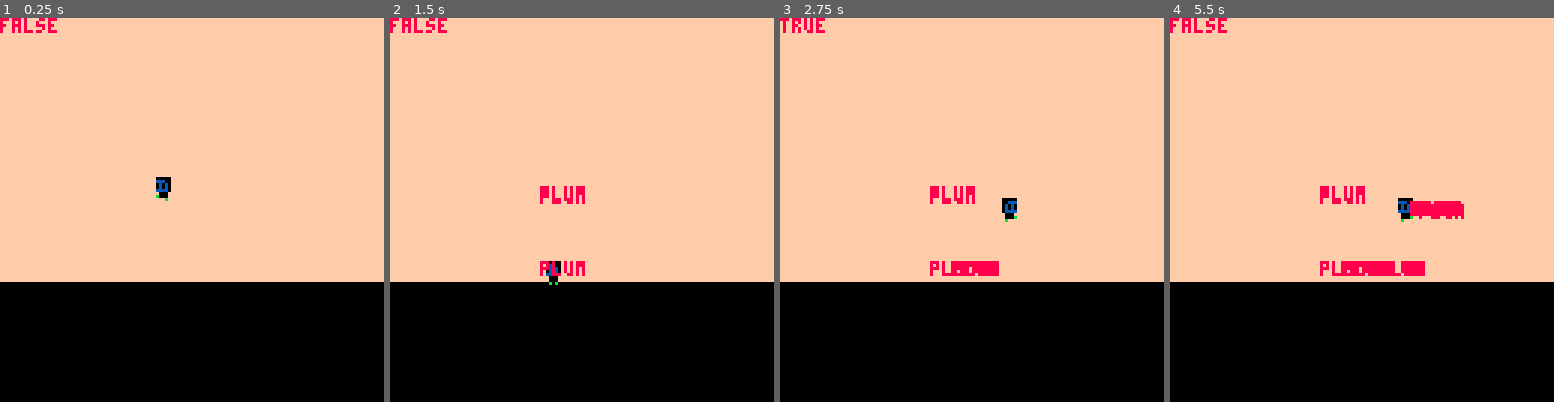
Above: before the commit, frames 1-4 (left to right).
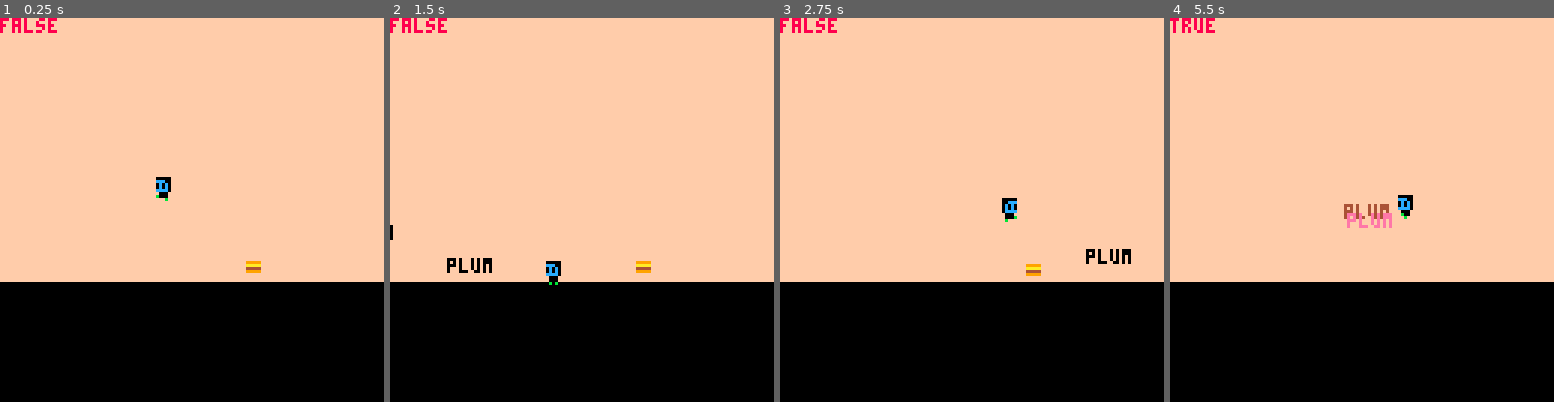
Above: after the commit, the same moments.

Repository: frojo/pico8
Game: PICO-8 cartridge carts/yuzhu.p8
Two runs of this game, one before a commit and one after it. Both use one fixed random seed, a clock stepped at 60 frames per second and the inputs below.
Inputs:
- Up to frame 1 (0.25 s): no input
- Up to frame 2 (1.5 s): tap X (X key) at 0.33, 1.07 s
- Up to frame 3 (2.75 s): hold Right 1.6-2.1 s; tap X (X key) at 1.85 s; hold Up 2.15-2.42 s; hold Right from 2.47 s (still down)
- Up to frame 4 (5.5 s): tap X (X key) at 2.97, 4.08, 5.2 s; release Right at 3.03 s; hold Left 3.08-3.58 s; hold Right 4.02-4.68 s; hold Up 4.73-5.03 s; hold Left from 5.08 s (still down)

The runs differ from the first frame. In frame 1, 0.2% of the frame differs, in the area x 40-68%, y 42-67%; in frame 2, 1.0%; in frame 3, 1.5%; in frame 4, 2.6%, in the area x 0-77%, y 0-68%.

Commit message:
burger mode

Diff:
--- a/carts/yuzhu.p8
+++ b/carts/yuzhu.p8
@@ -4,7 +4,17 @@
 
 
 function _init()
-  yuzhu = {}
+  yuzhu = m_yuzhu()
+
+  timer = 0
+  manager = m_manager()
+
+  words = {}
+  burgers = {}
+end
+
+function m_yuzhu()
+  local yuzhu = {}
   yuzhu.x = 50
   yuzhu.y = 50
   yuzhu.dx = 0
@@ -17,163 +27,302 @@
   yuzhu.anim.timer = 0
   yuzhu.anim.flipped = false
 
-  words = {}
-end
-
-function draw_idle()
-  if flr(yuzhu.anim.timer / 30) % 2 == 0 then
-    spr(1, yuzhu.x, yuzhu.y, 1, 1, yuzhu.anim.flipped)
-  else
-    spr(2, yuzhu.x, yuzhu.y, 1, 1, yuzhu.anim.flipped)
-  end
-end
-
-function draw_running()
-  if flr(yuzhu.anim.timer / 4) % 2 == 0 then
-    spr(3, yuzhu.x, yuzhu.y, 1, 1, yuzhu.anim.flipped)
-  else
-    spr(4, yuzhu.x, yuzhu.y, 1, 1, yuzhu.anim.flipped)
-  end
-end
+  yuzhu.word_cooldown = 0
+
+  yuzhu.burger_mode = false
+  yuzhu.burger_mode_timer = 5*60
+  yuzhu.burger_mode_word_col = 4
+
+  yuzhu.grounded = function(self)
+    return fget(mget(yuzhu.x/8, yuzhu.y/8+1), 0)
+  end
+
+  yuzhu.shoot_word = function(self, col)
+    yuzhu.word_cooldown = 10
+    add(words, m_word(yuzhu, col))
+  end
+
+  yuzhu.update = function(self)
+    -- horizontal movement (including bounds)
+    self.dx = 0
+    if btn(0) and self.x > -2 then
+      self.dx = -1
+    elseif btn(1) and self.x < 122 then
+      self.dx = 1
+    end
+
+    -- vertical movement (including jump)
+    if btn(2) and self:grounded() then
+      -- jump
+      self.dy = -2
+    elseif self:grounded() then
+      self.dy = 0
+    else
+      self.dy += .1
+    end
+    -- don't let her fall too fast
+    self.dy = min(self.dy, 1.8)
+
+
+    if btn(5) then
+      if self.burger_mode then
+	if rnd(1) < .1 then
+	  self.burger_mode_word_col = flr(rnd(16))
+	end
+	self:shoot_word(self.burger_mode_word_col)
+      else
+	if self.word_cooldown == 0 then
+	  self:shoot_word(0)
+	end
+      end
+    end
+    if self.word_cooldown > 0 then self.word_cooldown -= 1 end
+
+    -- update animation things
+    local idle_this_frame = self:grounded() and self.dx == 0
+    if idle_this_frame and not self.anim.is_idle then
+      -- yuhzu was running last frame and is idle now
+      self.anim.timer = 0
+    elseif not idle_this_frame and self.anim.is_idle then
+      -- yuhzu was idle last frame is running now
+      self.anim.timer = 0
+    end
+    self.anim.is_idle = idle_this_frame
+    self.anim.timer += 1
+
+    if self.dx < 0 then
+      self.anim.flipped = false
+    elseif self.dx > 0 then
+      self.anim.flipped = true
+    end
+
+    self.y += self.dy
+    self.x += self.dx
+
+    if self.burger_mode then
+      if self.burger_mode_timer <= 0 then
+	self.burger_mode = false
+	manager.burger_timer = 60
+      end
+      self.burger_mode_timer -= 1
+    end
+
+  end
+
+  yuzhu.enter_burger_mode = function(self)
+    self.burger_mode = true
+    self.burger_mode_timer = 5*60
+  end
+
+  yuzhu.draw_idle = function(self)
+    if flr(self.anim.timer / 30) % 2 == 0 then
+      spr(1, self.x, self.y, 1, 1, self.anim.flipped)
+    else
+      spr(2, self.x, self.y, 1, 1, self.anim.flipped)
+    end
+  end
+
+  yuzhu.draw_running = function(self)
+    if flr(self.anim.timer / 4) % 2 == 0 then
+      spr(3, self.x, self.y, 1, 1, self.anim.flipped)
+    else
+      spr(4, self.x, self.y, 1, 1, self.anim.flipped)
+    end
+  end
+
+  yuzhu.draw_skipping = function(self)
+    if self:grounded() then
+      -- if on the ground, do the skipping sequence
+      local frame = self.anim.timer % 20
+      if frame >= 0 and frame < 4 then
+	spr(5, self.x, self.y, 1, 1, self.anim.flipped)
+      elseif frame >= 4 and frame < 15 then
+	spr(5, self.x, self.y - 1, 1, 1, self.anim.flipped)
+      elseif frame >= 15 and frame < 20 then
+	spr(6, self.x, self.y, 1, 1, self.anim.flipped)
+      end
+    else
+      -- if airborne, just keep the knee up
+      spr(5, self.x, self.y - 1, 1, 1, self.anim.flipped)
+    end
+
+  end
+
+  yuzhu.draw = function(self)
+    -- draw yuzhu
+    -- use better blue
+    pal(12, 140, 1)
+    -- make black not transparent, and set white to transparent
+    palt(0, false)
+    palt(7, true)
+
+    if self:grounded() and yuzhu.dx == 0 then
+      self:draw_idle()
+    else
+      if self.burger_mode then
+	self:draw_skipping()
+      else
+	self:draw_running()
+      end
+    end
+    pal()
+  end
+
+  return yuzhu
+end
+
+function m_manager()
+  local manager = {}
+
+  manager.num_burgers = 0
+  manager.burger_timer = 1
+
+  manager.burger_spn_pts = {80, 80, 100, 100}
+
+  manager.spawn_burger = function(self)
+    self.num_burgers += 1
+    add(burgers, m_burger(self.burger_spn_pts[1], self.burger_spn_pts[2]))
+  end
+
+  manager.remove_burger = function(self, burger)
+    self.num_burgers -= 1
+    del(burgers, burger)
+
+    -- reset burger spawn timer
+    self.burger_timer = 300
+  end
+
+  manager.update = function(self)
+    if self.burger_timer > 0 then self.burger_timer -= 1 end
+
+    if self.burger_timer == 0 and self.num_burgers < 1 then
+      self:spawn_burger()
+    end
+  end
+
+  return manager
+end
+
 
 function _draw()
   cls()
-  rectfill(0, 0, 128, 128, 15)
-
+
+  -- draw level
+  palt(0, false)
   map(0, 0, 0, 0, 16, 16)
-
-  -- draw yuzhu
-  pal(12, 140, 1)
-  palt(0, false)
-  palt(7, true)
-
-  if grounded() and yuzhu.dx == 0 then
-    -- animate idle
-    draw_idle()
-  else
-    draw_running()
-  end
+  pal()
+
+  yuzhu:draw()
 
   for word in all(words) do
     word:draw()
   end
-
-  --print(grounded(yuzhu), 0, 0, 8)
-  -- print(mget(yuzhu.x*8, yuzhu.y*8+1), 0, 0, 8)
-  print(yuzhu.anim.flipped, 0, 0, 8)
+  for burger in all(burgers) do
+    burger:draw()
+  end
+
+  -- debug prints
+  print(yuzhu.burger_mode, 0, 0, 8)
 end
 
 function screen_to_map(screen_pos)
   return screen_pos*8
 end
 
-function grounded()
-  return fget(mget(yuzhu.x/8, yuzhu.y/8+1), 0)
-end
-
-
-function m_word(x, y, left)
+
+function m_burger(x, y)
+  local burger = {}
+
+  burger.x = x
+  burger.y = y
+
+  burger.draw = function(self)
+    spr(18, self.x, self.y + 1.5*sin(timer/40))
+  end
+
+  burger.update = function(self)
+    if abs(yuzhu.x - self.x) < 5 and (yuzhu.y - self.y) < 3 then
+      -- yuzhu eats burger
+
+      manager:remove_burger(self)
+      yuzhu:enter_burger_mode()
+    end
+  end
+
+  return burger
+end
+
+function m_word(yuzhu, col)
   local word = {}
 
   word.text = 'plum'
-  word.x = x
-  word.y = y
-
-  if left then
-    word.dx = -1
+  word.x = yuzhu.x
+  word.y = yuzhu.y
+  word.col = col
+
+  if yuzhu.anim.flipped then
+    word.x += 5
+    word.dx = 1.5
   else
-    word.dx = 1
-  end
-  word.dy = 0
+    word.x -= 7 + #word.text
+    word.dx = -1.5
+  end
+
+  -- set some random dy offset
+  word.dy = rnd(.5)
+  if rnd(2) > 1 then word.dy = -word.dy end
+
+  word.life_timer = 1000
 
   word.update = function(self)
     self.x += self.dx
+    self.y += self.dy
+    if self.life_timer <= 0 then
+      del(words, self)
+    end
+    self.life_timer -= 1
   end
 
   word.draw = function(self)
-    print(self.text, x, y, 8)
+    print(self.text, self.x, self.y, self.col)
   end
 
   return word
 end
 
-function shoot_word(x, y, left)
-  add(words, m_word(x, y, left))
-end
 
 function _update()
 
-  -- horizontal movement (including bounds)
-  yuzhu.dx = 0
-  if btn(0) and yuzhu.x > -2 then
-    yuzhu.dx = -1
-  elseif btn(1) and yuzhu.x < 122 then
-    yuzhu.dx = 1
-  end
-
-  -- vertical movement (including jump)
-  if btn(2) and grounded() then
-    -- jump
-    yuzhu.dy = -2
-  elseif grounded() then
-    yuzhu.dy = 0
-  else
-    yuzhu.dy += .1
-  end
-  -- don't let her fall too fast
-  yuzhu.dy = min(yuzhu.dy, 1.8)
-
-
-  if btn(5) then
-    shoot_word(yuzhu.x, yuzhu.y, yuzhu.flipped)
-  end
-
-  -- handle animation things
-  local idle_this_frame = grounded() and yuzhu.dx == 0
-  if idle_this_frame and not yuzhu.anim.is_idle then
-    -- yuhzu was running last frame and is idle now
-    yuzhu.anim.timer = 0
-  elseif not idle_this_frame and yuzhu.anim.is_idle then
-    -- yuhzu was idle last frame is running now
-    yuzhu.anim.timer = 0
-  end
-  yuzhu.anim.is_idle = idle_this_frame
-  yuzhu.anim.timer += 1
-
-  if yuzhu.dx < 0 then
-    yuzhu.anim.flipped = false
-  elseif yuzhu.dx > 0 then
-    yuzhu.anim.flipped = true
-  end
-
-
-  yuzhu.y += yuzhu.dy
-  yuzhu.x += yuzhu.dx
-
+  yuzhu:update()
   for word in all(words) do
     word:update()
   end
-
+  for burger in all(burgers) do
+    burger:update()
+  end
+  manager:update()
+
+  timer += 1
 end
 __gfx__
-00000000770000077777777777000007770000070000000000000000000000000000000000000000000000000000000000000000000000000000000000000000
-0000000077ccc0077700000777ccc00777ccc0070000000000000000000000000000000000000000000000000000000000000000000000000000000000000000
-00700700770c0c0777ccc007770c0c07770c0c070000000000000000000000000000000000000000000000000000000000000000000000000000000000000000
-00077000770c0c07770c0c07770c0c07770c0c070000000000000000000000000000000000000000000000000000000000000000000000000000000000000000
-0007700077cccc07770c0c0777cccc0777cccc070000000000000000000000000000000000000000000000000000000000000000000000000000000000000000
-007007007770007777cccc0777700077777000770000000000000000000000000000000000000000000000000000000000000000000000000000000000000000
-00000000777000777770007777b00077777000b70000000000000000000000000000000000000000000000000000000000000000000000000000000000000000
-00000000777b7b77777b7b7777777b77777b77770000000000000000000000000000000000000000000000000000000000000000000000000000000000000000
+00000000770000077777777777000007770000077700000777000007000000000000000000000000000000000000000000000000000000000000000000000000
+0000000077ccc0077700000777ccc00777ccc00777ccc00777ccc007000000000000000000000000000000000000000000000000000000000000000000000000
+00700700770c0c0777ccc007770c0c07770c0c07770c0c07770c0c07000000000000000000000000000000000000000000000000000000000000000000000000
+00077000770c0c07770c0c07770c0c07770c0c07770c0c07770c0c07000000000000000000000000000000000000000000000000000000000000000000000000
+0007700077cccc07770c0c0777cccc0777cccc0777cccc0777cccc07000000000000000000000000000000000000000000000000000000000000000000000000
+007007007770007777cccc0777700077777000777770007777700077000000000000000000000000000000000000000000000000000000000000000000000000
+00000000777000777770007777b00077777000b7777b007777700077000000000000000000000000000000000000000000000000000000000000000000000000
+00000000777b7b77777b7b7777777b77777b77777777b777777b7777000000000000000000000000000000000000000000000000000000000000000000000000
 ffffffff000000000000000000000000000000000000000000000000000000000000000000000000000000000000000000000000000000000000000000000000
 ffffffff000000000000000000000000000000000000000000000000000000000000000000000000000000000000000000000000000000000000000000000000
 ffffffff000000000000000000000000000000000000000000000000000000000000000000000000000000000000000000000000000000000000000000000000
-ffffffff000000000000000000000000000000000000000000000000000000000000000000000000000000000000000000000000000000000000000000000000
-ffffffff000000000000000000000000000000000000000000000000000000000000000000000000000000000000000000000000000000000000000000000000
-ffffffff000000000000000000000000000000000000000000000000000000000000000000000000000000000000000000000000000000000000000000000000
-ffffffff000000000000000000000000000000000000000000000000000000000000000000000000000000000000000000000000000000000000000000000000
+ffffffff000000000099999000000000000000000000000000000000000000000000000000000000000000000000000000000000000000000000000000000000
+ffffffff0000000000aaaaa000000000000000000000000000000000000000000000000000000000000000000000000000000000000000000000000000000000
+ffffffff000000000044444000000000000000000000000000000000000000000000000000000000000000000000000000000000000000000000000000000000
+ffffffff000000000099999000000000000000000000000000000000000000000000000000000000000000000000000000000000000000000000000000000000
 ffffffff000000000000000000000000000000000000000000000000000000000000000000000000000000000000000000000000000000000000000000000000
 __gff__
-0000000000000000000000000000000000010000000000000000000000000000000000000000000000000000000000000000000000000000000000000000000000000000000000000000000000000000000000000000000000000000000000000000000000000000000000000000000000000000000000000000000000000000
+0000000000000000000000000000000000010200000000000000000000000000000000000000000000000000000000000000000000000000000000000000000000000000000000000000000000000000000000000000000000000000000000000000000000000000000000000000000000000000000000000000000000000000
 0000000000000000000000000000000000000000000000000000000000000000000000000000000000000000000000000000000000000000000000000000000000000000000000000000000000000000000000000000000000000000000000000000000000000000000000000000000000000000000000000000000000000000
 __map__
 1010101010101010101010101010101000000000000000000000000000000000000000000000000000000000000000000000000000000000000000000000000000000000000000000000000000000000000000000000000000000000000000000000000000000000000000000000000000000000000000000000000000000000
